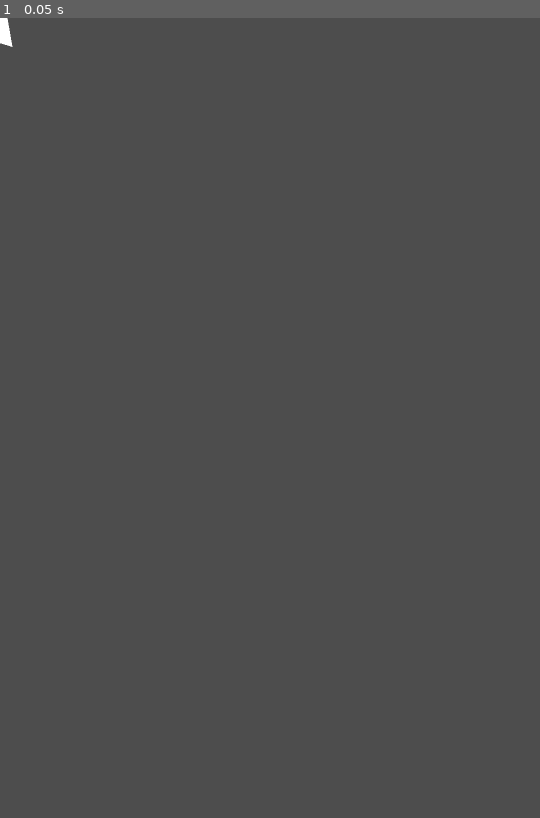
Above: before the commit, frame 1.
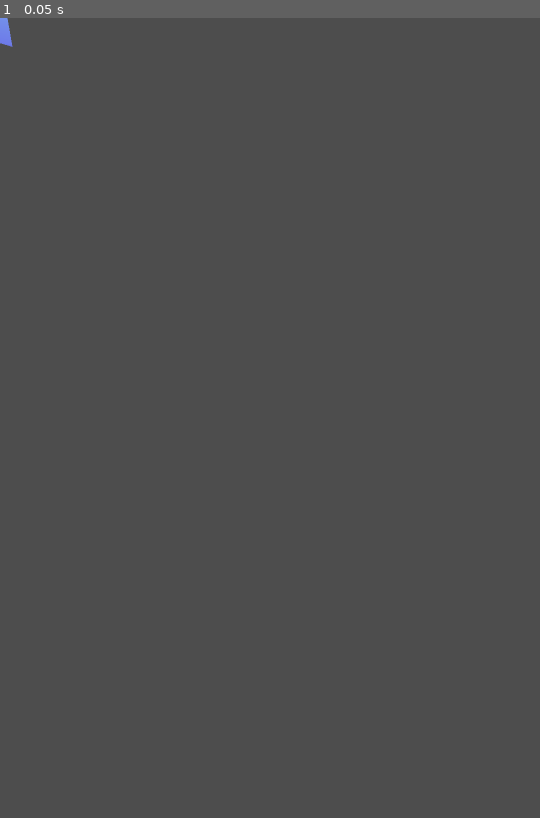
Above: after the commit, the same moment.

Repository: AlurienFlame/be-flat
Game: Godot game, scene res://scenes/triangleObstacle.tscn
Same seed, same stepped clock (60 frames per second), same inputs: the game is played once before the commit and once after it. This scene is started directly instead of the project's main scene.
Inputs:
- Up to frame 1 (0.05 s): no input

The runs differ from the first frame. In frame 1, less than 0.1% of the frame differs, in the area x 0-3%, y 0-4%.

Commit message:
make triangle prettier <3

Diff:
--- a/scenes/triangleObstacle.tscn
+++ b/scenes/triangleObstacle.tscn
@@ -1,7 +1,8 @@
-[gd_scene load_steps=3 format=3 uid="uid://dggaww4acrsq7"]
+[gd_scene load_steps=4 format=3 uid="uid://dggaww4acrsq7"]
 
 [ext_resource type="Script" uid="uid://b7bsw2vm81dgw" path="res://scripts/obstacle.gd" id="1_t0vgf"]
-[ext_resource type="AudioStream" uid="uid://bjcivjragxx06" path="res://audio/C3.wav" id="2_ujfji"]
+[ext_resource type="AudioStream" uid="uid://bnihgq28miulh" path="res://audio/D4.wav" id="2_ujfji"]
+[ext_resource type="Texture2D" uid="uid://ctewtuqt32upt" path="res://images/blue_body_square.png" id="3_kj0kt"]
 
 [node name="Obstacle" type="StaticBody2D"]
 rotation = 0.295138
@@ -16,5 +17,8 @@
 
 [node name="Polygon2D" type="Polygon2D" parent="."]
 position = Vector2(85.9403, -19.8562)
+texture = ExtResource("3_kj0kt")
+texture_offset = Vector2(50, 40)
+texture_scale = Vector2(0.8, 0.8)
 polygon = PackedVector2Array(-95, -31, -144.478, 67.9633, -45.1507, 68.0766)
 uv = PackedVector2Array(-95, -31, -148, 45, -73, 51)
Binary file added: images/blue_body_square.png
Not shown, added: images/blue_body_square.png.import
